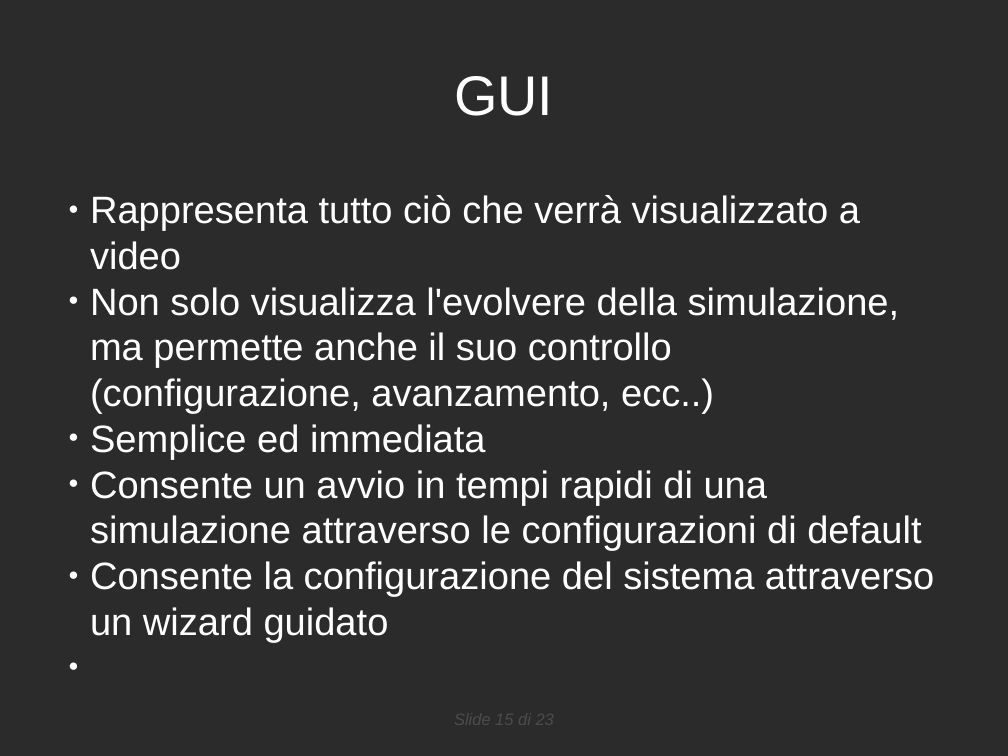
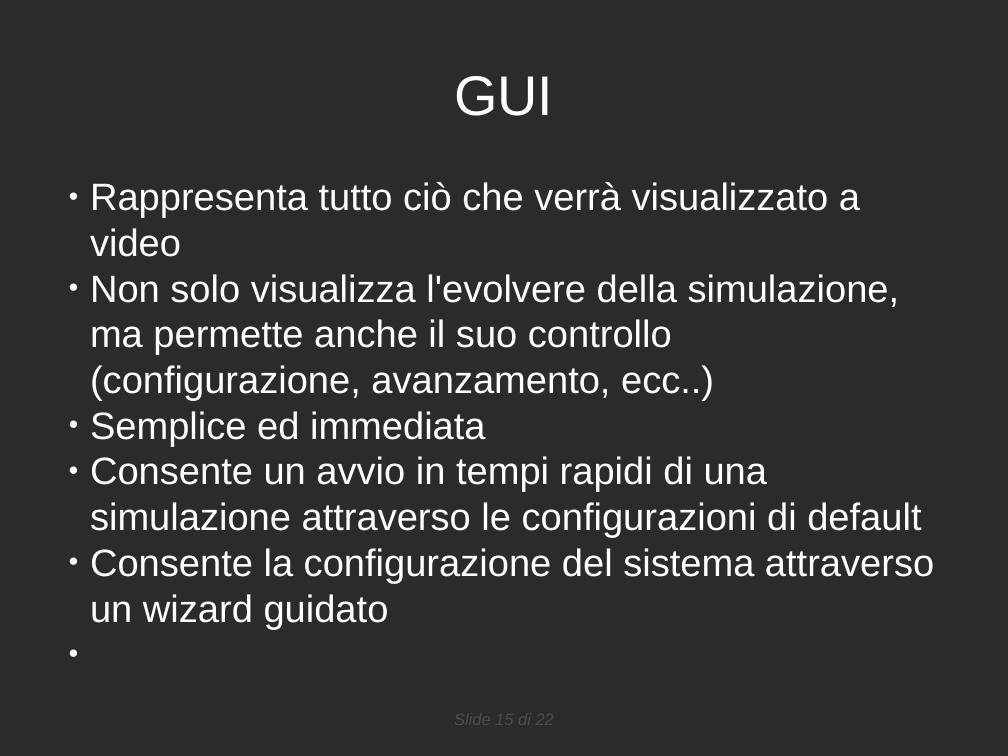
Before and after one commit to danybony/sigem, a slide deck: slide 15 of doc/RPP/presentazione.odp. Drawn at 1008x756 pixels with LibreOffice and Linux fonts; fonts in the diff are those of the drawing; background and template pictures are left out; a plain dark background stands for a picture behind light text. Boxes give left, top, right and bottom in pixels: in the first picture for what was removed or moved away, otherwise in the second. Text is boxed around its words. In the diff, an @@ line names an element or a change of style, - is before the commit and + after.

```diff
--- a/doc/RPP/presentazione.odp
+++ b/doc/RPP/presentazione.odp
@@ subtitle "Rappresenta tutto ciò che verrà ...": place and size @@
-subtitle "Rappresenta tutto ciò che verrà ..." at bbox=[90, 195, 934, 643]
+subtitle "Rappresenta tutto ciò che verrà ..." at bbox=[90, 182, 934, 630]
@@ text at bbox=[767, 502, 797, 531]: text changed @@
-Slide 15 di 23
+Slide 15 di 22
```
Also in this commit, not shown: 10 other slides changed, 2 slides added, 3 slides removed.
